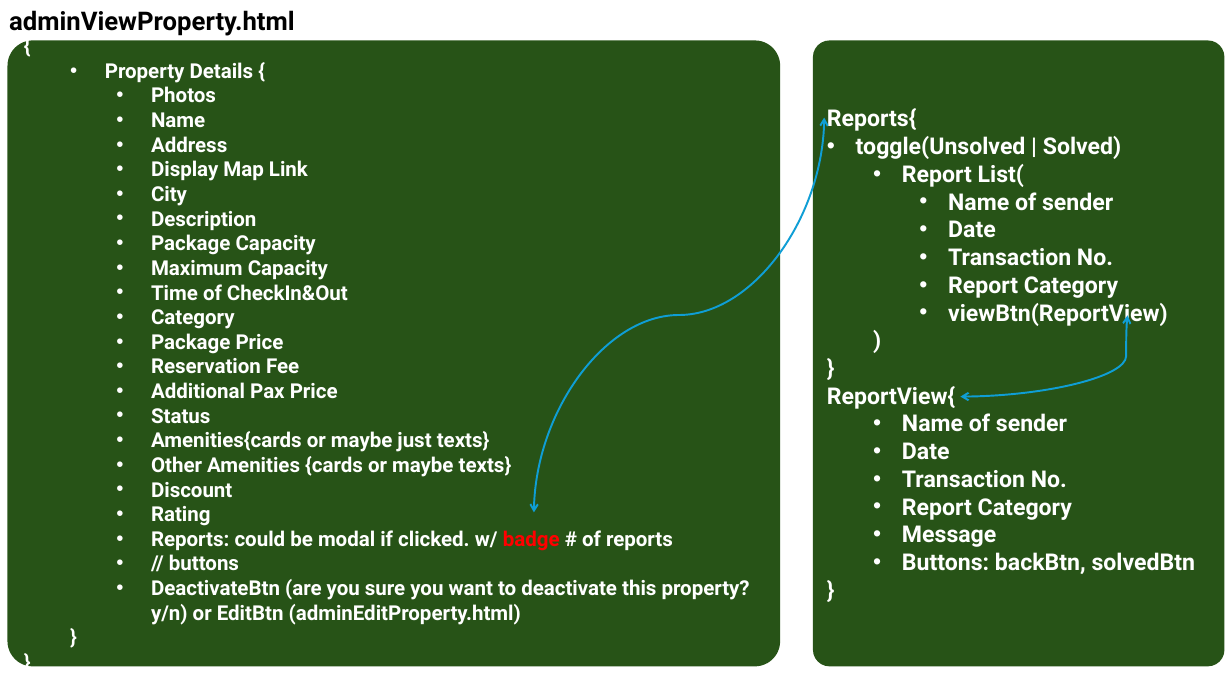
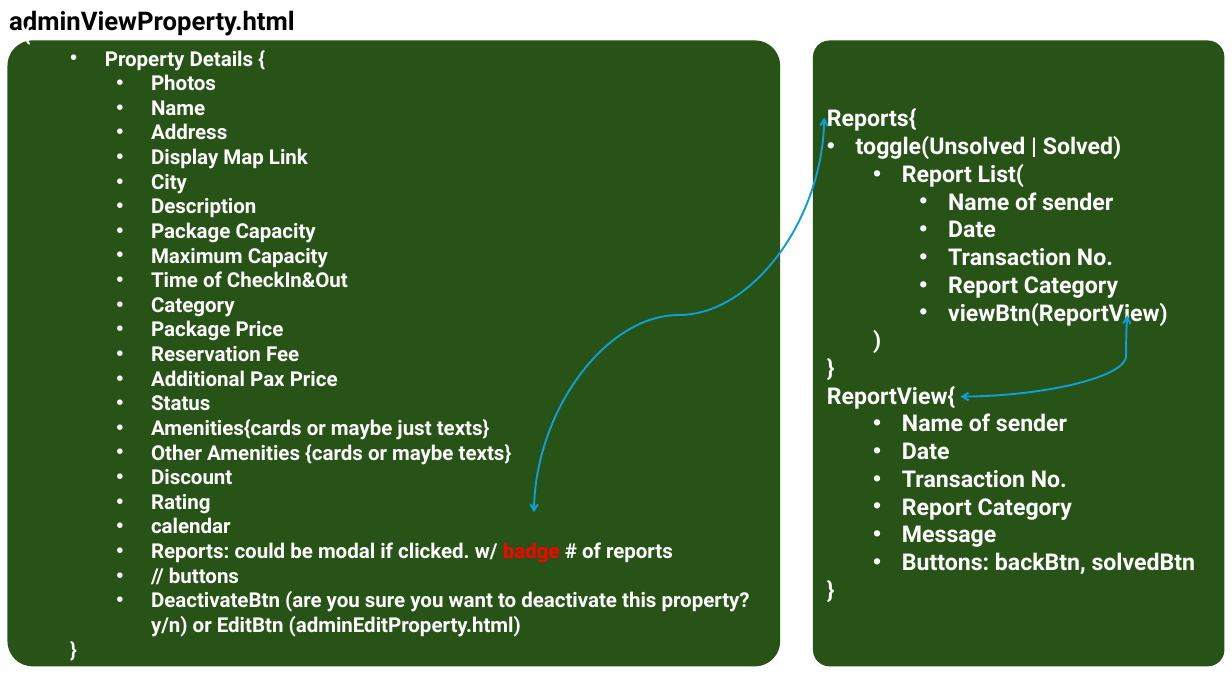
Before and after one commit to Booking-Resevation-Betcha-Homie-House/CAPSTONE-Development-Road-Map, a slide deck: slide 15 of betchaBooking-USECASE.pptx. Drawn at 1232x693 pixels with LibreOffice and Linux fonts; fonts in the diff are those of the drawing. Boxes give left, top, right and bottom in pixels: in the first picture for what was removed or moved away, otherwise in the second. Text is boxed around its words. In the diff, an @@ line names an element or a change of style, - is before the commit and + after.

```diff
--- a/betchaBooking-USECASE.pptx
+++ b/betchaBooking-USECASE.pptx
@@ text in rounded rectangle at (x1=151, y1=517, x2=231, y2=534): paragraph added @@
+    • calendar
```
